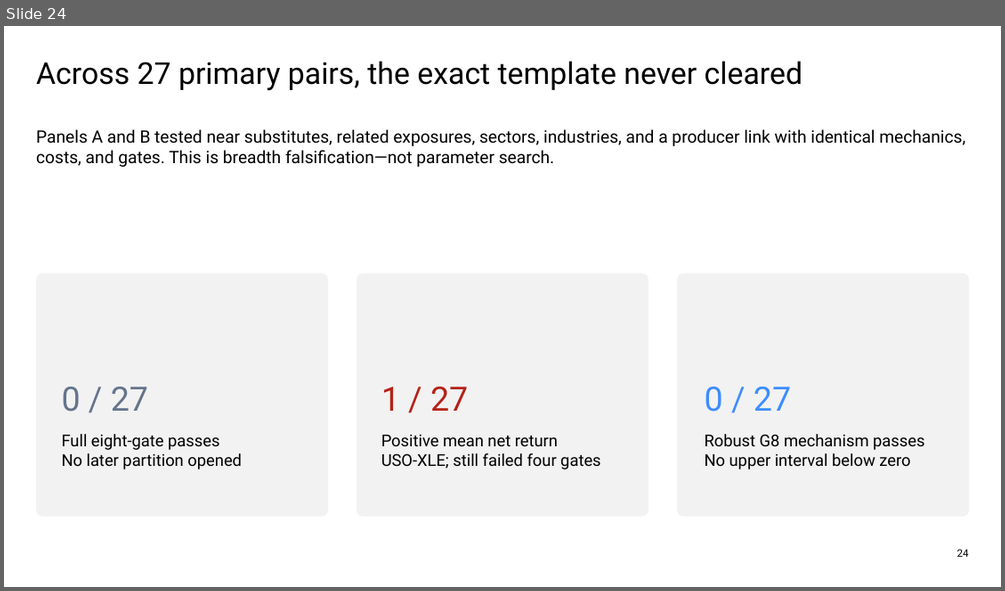
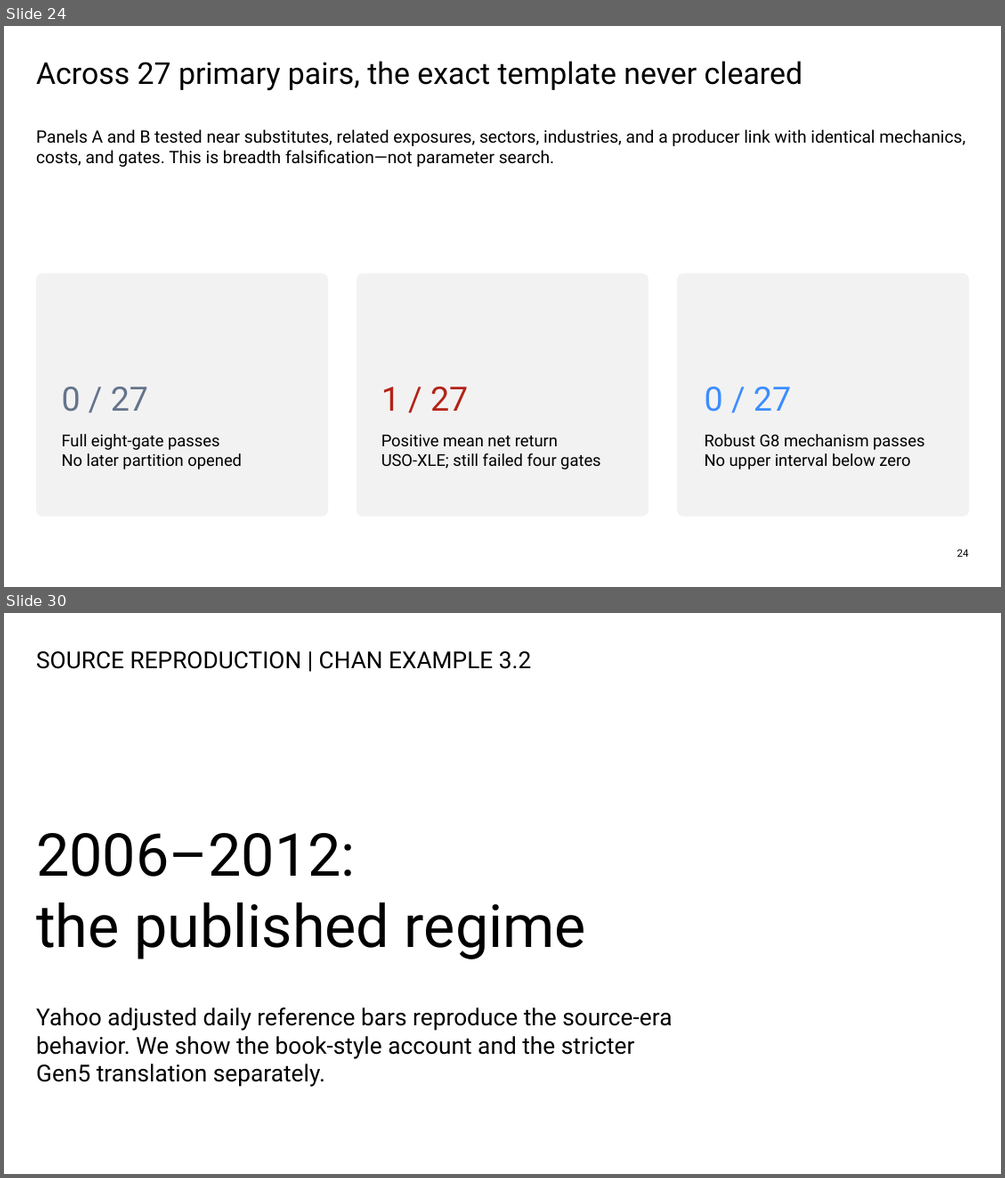
Before and after one commit to Francisc0Franc0/Time-Series-Modeling-Gen5, a slide deck: presentations/gen5_lit_mr_02_1_bollinger_evidence.pptx. Shown one above the other, each under a label of ours: slide 24 before the commit, slides 24 and 30 after it; the slides between them are not shown. The pictures are 1005x591 and 1005x1178 pixels, drawn with LibreOffice and Linux fonts; fonts in the diff are those of the drawing. Boxes give left, top, right and bottom in pixels: in the first picture for what was removed or moved away, otherwise in the second. Text is boxed around its words. In the diff, an @@ line names an element or a change of style, - is before the commit and + after.

```diff
--- a/presentations/gen5_lit_mr_02_1_bollinger_evidence.pptx
+++ b/presentations/gen5_lit_mr_02_1_bollinger_evidence.pptx
@@ slide 30 added at <box>4,613,1001,1174</box>, background #FFFFFF @@
@@ text added at <box>36,651,531,669</box>, 22.5 pt, text #000000 @@
+SOURCE REPRODUCTION | CHAN EXAMPLE 3.2
@@ text added at <box>36,833,586,959</box>, 57 pt, text #000000 @@
+2006–2012:
+the published regime
@@ text added at <box>36,1007,672,1086</box>, 22.5 pt, text #000000 @@
+Yahoo adjusted daily reference bars reproduce the source-era behavior. We show the book-style account and the stricter Gen5 translation separately.
```
Also in this commit, not shown: 8 other slides added, 1 slide removed, 9 other files.
